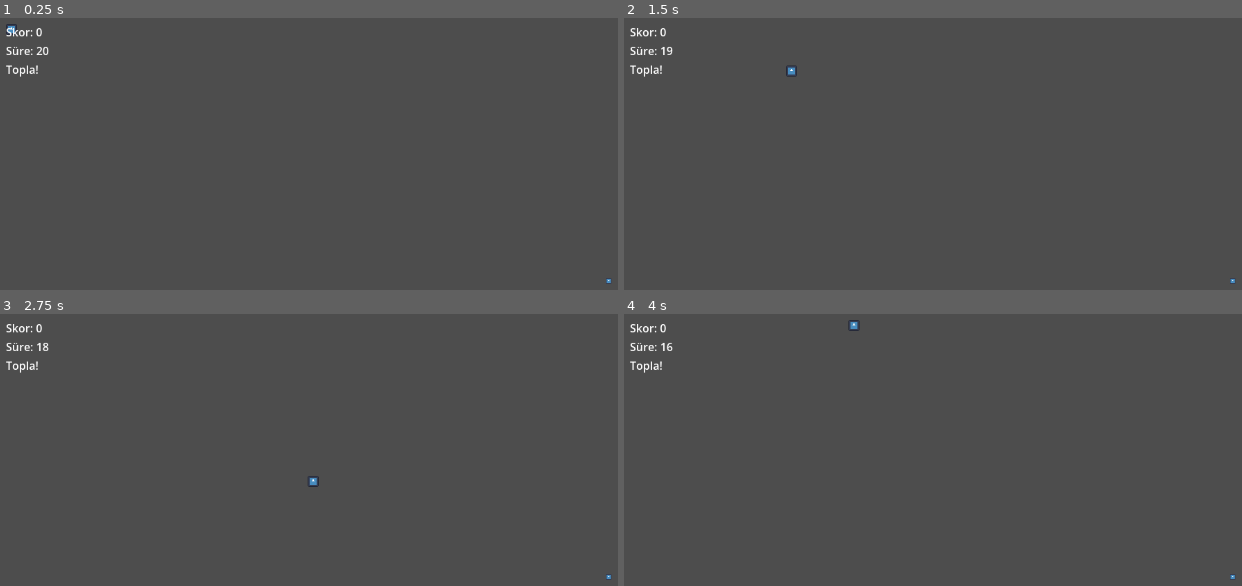
Above: before the commit, frames 1-4 (two rows, left to right).
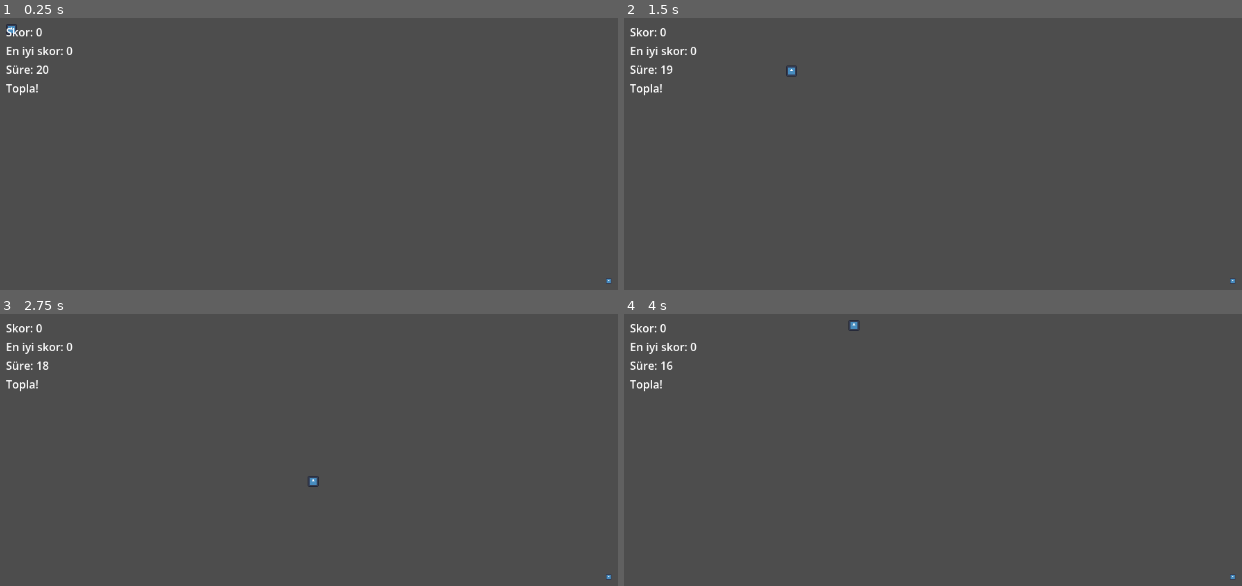
Above: after the commit, the same moments.

Repository: kilicaslanyusuf/week-01-button-test
Game: Godot game, scene res://collector_game.tscn
Same seed, same stepped clock (60 frames per second), same inputs: the game is played once before the commit and once after it. This scene is started directly instead of the project's main scene. The engine's default icon, where the game draws it, is replaced by a stand-in: a white triangle on a blue panel in a dark square.
Inputs:
- Up to frame 1 (0.25 s): no input
- Up to frame 2 (1.5 s): tap Enter (ui_accept) at 0.5, 0.6, 0.77, 1.07, 1.35 s; hold Right (ui_right) 0.53-1.28 s; hold Down (ui_down) from 1.28 s (still down)
- Up to frame 3 (2.75 s): tap Enter (ui_accept) at 1.52, 1.82, 2, 2.1 s; release Down (ui_down) at 2.03 s; hold Right (ui_right) from 2.03 s (still down)
- Up to frame 4 (4 s): tap Enter (ui_accept) at 2.75, 2.85, 3.02, 3.32, 3.6, 3.77 s; release Right (ui_right) at 2.78 s; hold Up (ui_up) 2.78-3.53 s; hold Left (ui_left) from 3.53 s (still down)

The runs differ from the first frame. In frame 1, 0.4% of the frame differs, in the area x 0-12%, y 10-29%; in frame 2, 0.4%; in frame 3, 0.4%; in frame 4, 0.4%.

Commit message:
Refactor collector game and add session best score

Diff:
--- a/collector_game.tscn
+++ b/collector_game.tscn
@@ -24,6 +24,10 @@
 [node name="ScoreLabel" type="Label" parent="CanvasLayer/UIBox" unique_id=546341840]
 layout_mode = 2
 text = "Skor : 0"
+
+[node name="BestScoreLabel" type="Label" parent="CanvasLayer/UIBox" unique_id=1514060569]
+layout_mode = 2
+text = "En İyi Skor: 0"
 
 [node name="TimeLabel" type="Label" parent="CanvasLayer/UIBox" unique_id=139017501]
 layout_mode = 2
--- a/game.gd
+++ b/game.gd
@@ -1,12 +1,14 @@
 extends Node2D
 
 var score := 0
+var best_score := 0
 var time_left := 20
-var game_active := true
+var game_active := false
 
 var rng := RandomNumberGenerator.new()
 
 @onready var score_label = $CanvasLayer/UIBox/ScoreLabel
+@onready var best_score_label = $CanvasLayer/UIBox/BestScoreLabel
 @onready var time_label = $CanvasLayer/UIBox/TimeLabel
 @onready var status_label = $CanvasLayer/UIBox/StatusLabel
 @onready var player = $Player
@@ -22,8 +24,8 @@
 	time_left = 20
 	game_active = true
 	status_label.text = "Topla!"
+	move_collectible()
 	update_ui()
-	move_collectible()
 	game_timer.start()
 
 func _physics_process(_delta):
@@ -35,7 +37,9 @@
 
 func update_ui():
 	score_label.text = "Skor: %d" % score
+	best_score_label.text = "En iyi skor: %d" % best_score
 	time_label.text = "Süre: %d" % time_left
+
 
 func move_collectible():
 	var size = get_viewport_rect().size
@@ -47,6 +51,10 @@
 func check_collect():
 	if player.global_position.distance_to(collectible.global_position) < 25:
 		score += 1
+
+		if score > best_score:
+			best_score = score
+
 		update_ui()
 		move_collectible()
 
@@ -63,4 +71,10 @@
 func finish_game():
 	game_active = false
 	game_timer.stop()
-	status_label.text = "Süre doldu! Enter ile yeniden başlat."
+
+	if score <= 4:
+		status_label.text = "Zayıf tur. Enter ile tekrar dene."
+	elif score <= 9:
+		status_label.text = "İdare eder. Enter ile tekrar dene."
+	else:
+		status_label.text = "Güzel tur! Enter ile tekrar dene."
